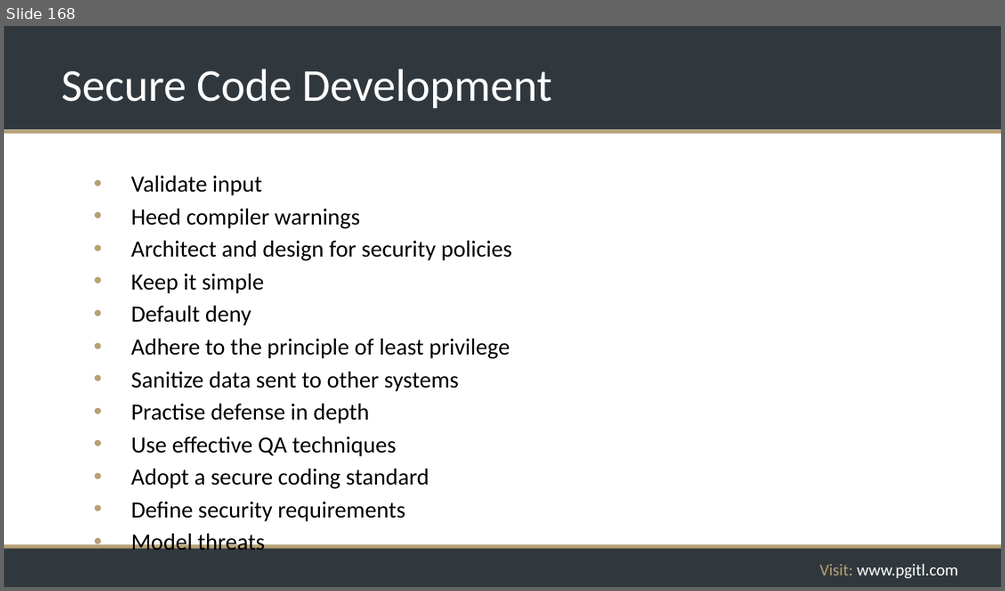
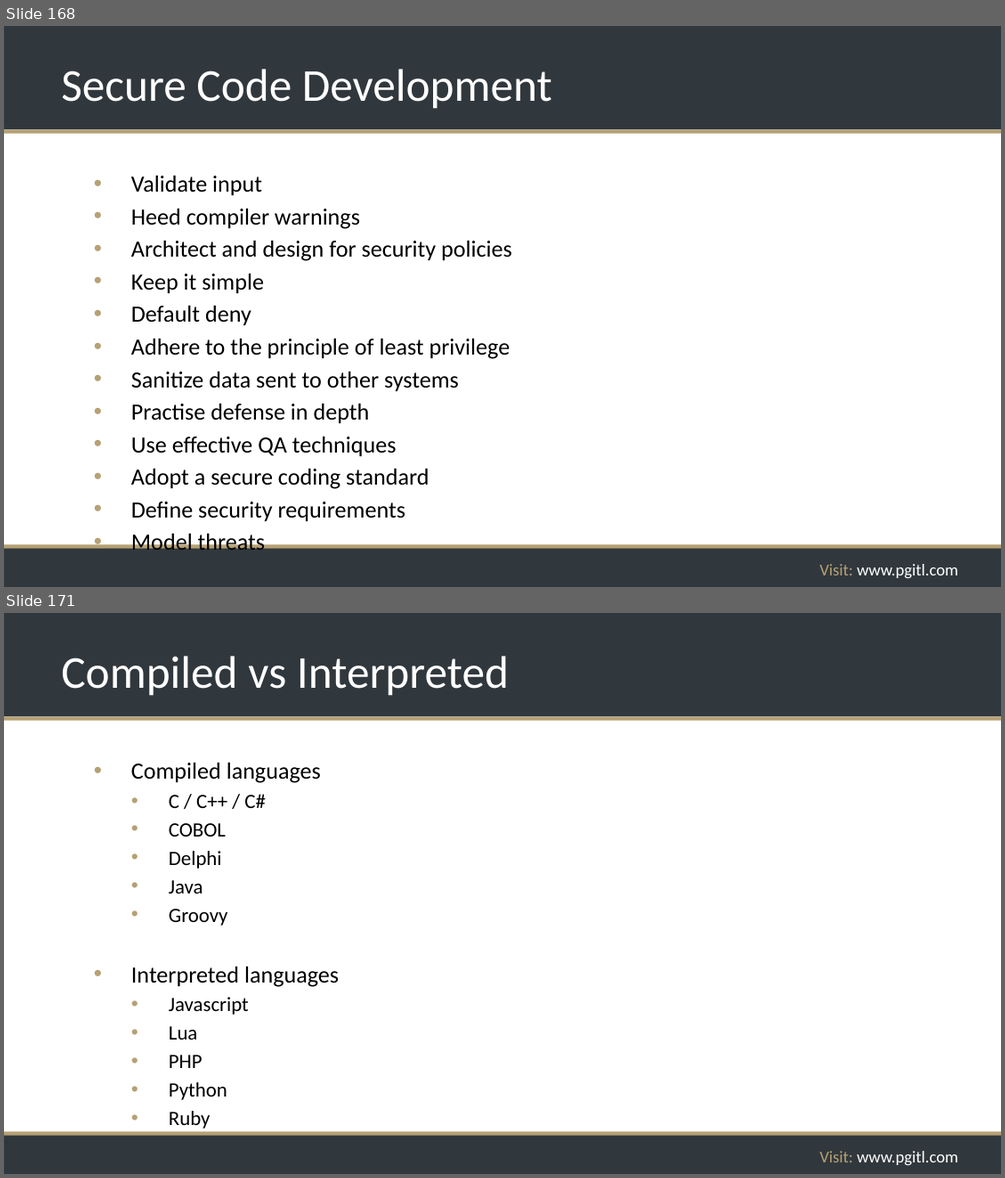
Before and after one commit to rikkouri/project-a, a slide deck: Programming Foundations.pptx. Shown one above the other, each under a label of ours: slide 168 before the commit, slides 168 and 171 after it; the slides between them are not shown. The pictures are 1005x591 and 1005x1178 pixels, drawn with LibreOffice and Linux fonts; fonts in the diff are those of the drawing; background and template pictures are left out. Boxes give left, top, right and bottom in pixels: in the first picture for what was removed or moved away, otherwise in the second. Text is boxed around its words. In the diff, an @@ line names an element or a change of style, - is before the commit and + after.

Commit message:
Compiled vs Interpreted, start OOP

```diff
--- a/Programming Foundations.pptx
+++ b/Programming Foundations.pptx
@@ slide 171 added at (4, 613, 1001, 1174), background #FFFFFF; not listed: 5 template elements that a slide beside it also shows @@
@@ title added at (61, 656, 509, 696), 44 pt, text #FFFFFF @@
+Compiled vs Interpreted
@@ text added at (131, 763, 339, 1128), 19.6 pt, text #000000 @@
+• Compiled languages
+  • C / C++ / C#
+  • COBOL
+  • Delphi
+  • Java
+  • Groovy
+• Interpreted languages
+  • Javascript
+  • Lua
+  • PHP
+  • Python
+  • Ruby
```
Also in this commit, not shown: 1 slide changed, 2 other slides added.
